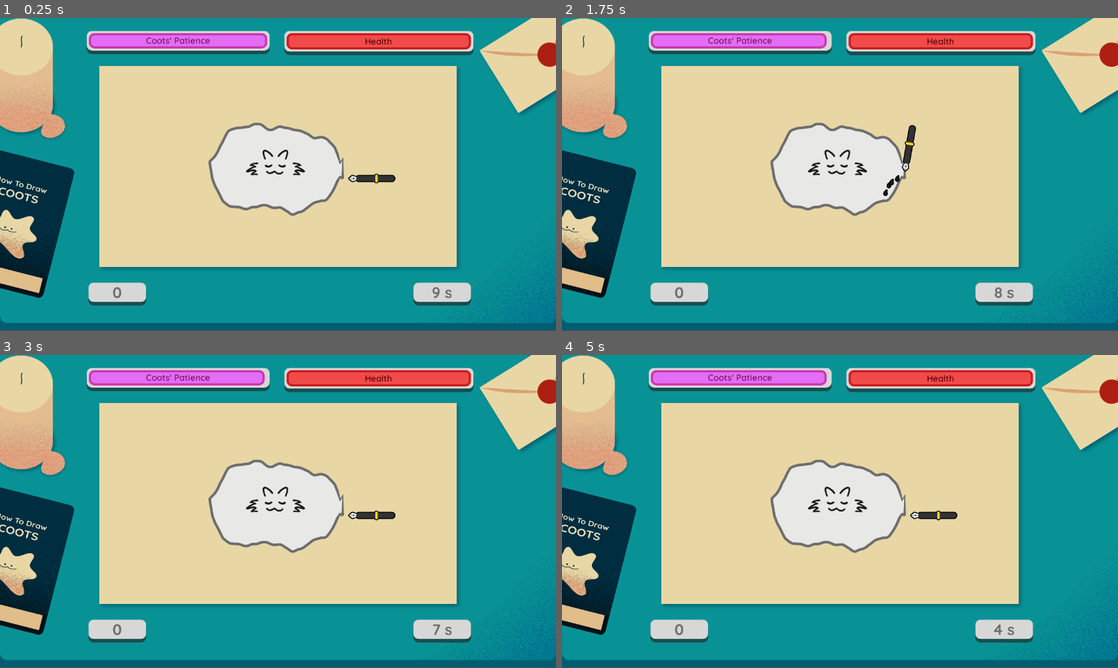
Above: before the commit, frames 1-4 (two rows, left to right).
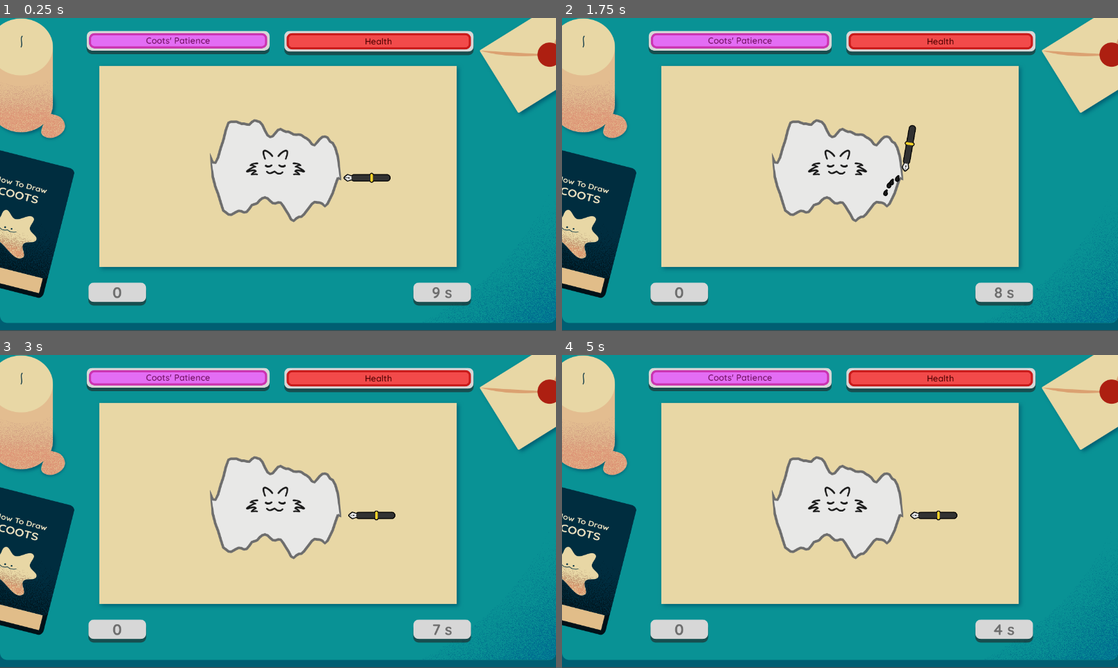
Above: after the commit, the same moments.

Repository: RechieKho/draw-the-coots
Game: Godot game, scene res://scenes/drawing-stage/drawing-stage.tscn
Two runs of this game, one before a commit and one after it. Both use one fixed random seed, a clock stepped at 60 frames per second and the inputs below. The project has no main scene, so this scene is started directly.
Inputs (mouse positions are in pixels of both pictures, inside the frame that each line leads up to):
- Up to frame 1 (0.25 s): no input
- Up to frame 2 (1.75 s): tap Enter at 0.5 s; move the mouse to (840, 168) at 0.52 s; click (840, 168) at 0.67 s; move the mouse to (906, 177) at 1.27 s; click (906, 177) at 1.42 s
- Up to frame 3 (3 s): move the mouse to (333, 442) at 2.02 s; click (333, 442) at 2.17 s; tap Space at 2.75 s; move the mouse to (250, 574) at 2.77 s; click (250, 574) at 2.92 s
- Up to frame 4 (5 s): tap Enter at 3.5 s; move the mouse to (1006, 558) at 3.52 s; click (1006, 558) at 3.67 s; move the mouse to (673, 464) at 4.27 s; click (673, 464) at 4.42 s

The runs differ from the first frame. In frame 1, 1.3% of the frame differs, in the area x 37-72%, y 32-66%; in frame 2, 1.2%; in frame 3, 1.2%; in frame 4, 1.2%.

Commit message:
Restructure coots so coots is an Area2D.

Diff:
--- a/prefabs/coots/coots.gd
+++ b/prefabs/coots/coots.gd
@@ -1,4 +1,4 @@
-extends Node2D
+extends Area2D
 
 
 const anger_animation_map := ["RESET", "OPEN_RIGHT_EYE", "OPEN_LEFT_EYE", "ANGRY"]
@@ -16,7 +16,7 @@
 export(float, 1, 100) var patience_increase_rate := 10 # per call
 
 onready var shape_gen := CootsShapeGenerator.new()
-onready var collision_polygon := $Detector/CollisionPolygon2D
+onready var collision_polygon := $CollisionPolygon2D
 onready var body_texture := preload("res://assets/graphics/coots/coots-skin-texture.png") as Texture
 onready var patience : float = max_patience setget set_patience
 onready var animation_player := $AnimationPlayer
@@ -52,6 +52,8 @@
 
 func increase_patience(amount: float): set_patience(patience + amount)
 
+func decrease_patience(amount: float): set_patience(patience - amount)
+
 func set_patience(value : float):
 	patience = clamp(value, 0, max_patience)
 	var patience_percentage := patience / max_patience
--- a/prefabs/coots/coots.tscn
+++ b/prefabs/coots/coots.tscn
@@ -230,13 +230,16 @@
 "values": [ ExtResource( 6 ) ]
 }
 
-[node name="Coots" type="Node2D"]
+[node name="Coots" type="Area2D"]
+collision_layer = 17
+collision_mask = 2
 script = ExtResource( 1 )
 outline_color = Color( 0.431373, 0.431373, 0.431373, 1 )
 outline_width = 5.0
-fatness = 1.511
-complexity = 30.0
-patience_reduce_rate = 29.539
+complexity = 69.0
+
+[node name="CollisionPolygon2D" type="CollisionPolygon2D" parent="."]
+visible = false
 
 [node name="Graphics" type="Node2D" parent="."]
 scale = Vector2( 0.5, 0.5 )
@@ -276,13 +279,6 @@
 position = Vector2( 100, -56 )
 scale = Vector2( 1e-05, 1e-05 )
 texture = ExtResource( 7 )
-
-[node name="Detector" type="Area2D" parent="."]
-collision_mask = 2
-monitorable = false
-
-[node name="CollisionPolygon2D" type="CollisionPolygon2D" parent="Detector"]
-visible = false
 
 [node name="AnimationPlayer" type="AnimationPlayer" parent="."]
 root_node = NodePath("../Graphics")
@@ -290,7 +286,3 @@
 anims/OPEN_LEFT_EYE = SubResource( 1 )
 anims/OPEN_RIGHT_EYE = SubResource( 2 )
 anims/RESET = SubResource( 3 )
-
-[connection signal="area_entered" from="Detector" to="." method="_on_Detector_area_entered"]
-[connection signal="area_exited" from="Detector" to="." method="_on_Detector_area_exited"]
-[connection signal="input_event" from="Detector" to="." method="_input_event"]
